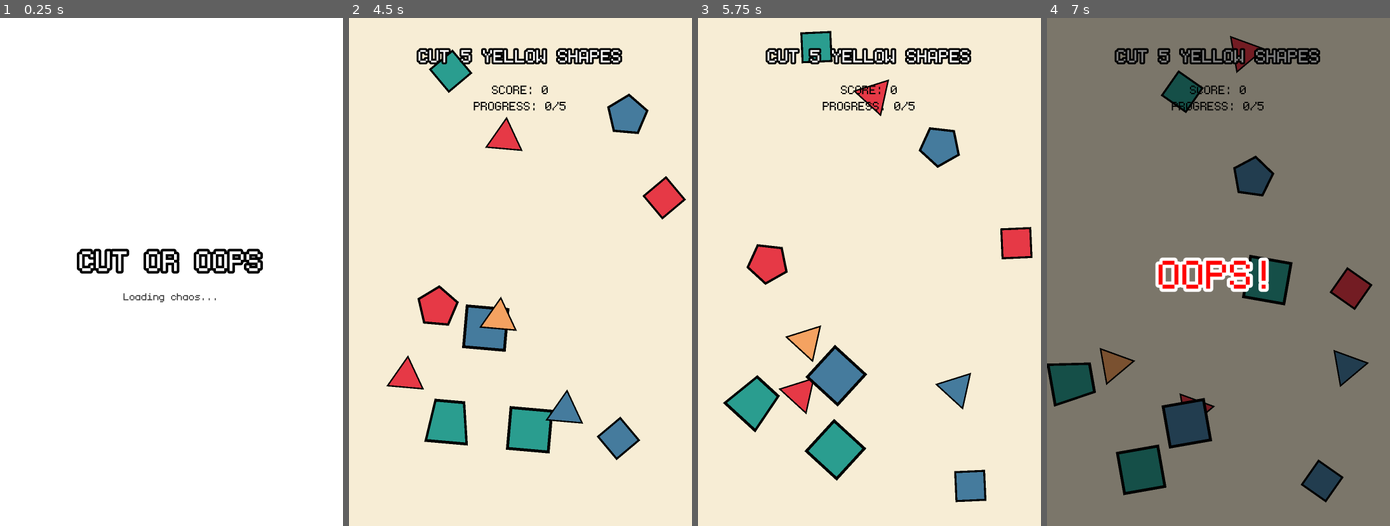
Above: before the commit, frames 1-4 (left to right).
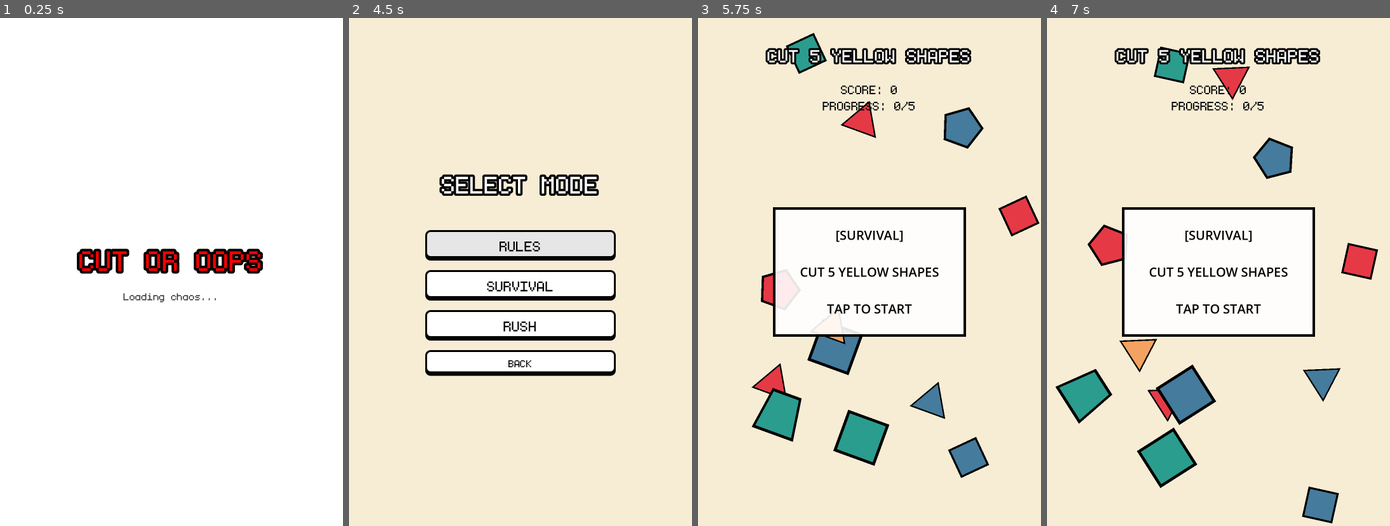
Above: after the commit, the same moments.

Repository: christian759/cut-or-oops
Game: Godot game, scene res://Scenes/Splash.tscn
Same seed, same stepped clock (60 frames per second), same inputs: the game is played once before the commit and once after it. Before the commit the project starts from res://Scenes/splash.tscn.
Inputs (mouse positions are in pixels of both pictures, inside the frame that each line leads up to):
- Up to frame 1 (0.25 s): no input
- Up to frame 2 (4.5 s): tap Enter at 0.5, 2 s; move the mouse to (595, 246) at 0.52 s; click (595, 246) at 0.67 s; tap Space at 1.25, 2.75 s; drag from (451, 297) to (503, 373) at 1.27 s; move the mouse to (554, 160) at 2.02 s; click (554, 160) at 2.17 s; drag from (503, 373) to (417, 195) at 2.77 s; click "START GAME" at 3.5 s; click "RULES" at 4.25 s
- Up to frame 3 (5.75 s): click (869, 287) at 5 s, where only the run after the commit has a clickable "SURVIVAL"
- Up to frame 4 (7 s): tap Enter at 5.75, 6.5 s; move the mouse to (1321, 348) at 5.77 s; click (1321, 348) at 5.92 s; drag from (1115, 195) to (1156, 459) at 6.52 s

The runs differ from the first frame. In frame 1, 0.7% of the frame differs, in the area x 23-76%, y 45-50%; in frame 2, 20%; in frame 3, 25%; in frame 4, 98%, in the area x 0-100%, y 0-100%.

Commit message:
feat: Implement shape fragmentation and introduce a pre-game rule popup UI with a refactored splash screen.

Diff:
--- a/Scenes/Splash.tscn
+++ b/Scenes/Splash.tscn
@@ -1,9 +1,9 @@
-[gd_scene load_steps=3 format=3 uid="uid://cwy05spshscr1"]
+[gd_scene format=3 uid="uid://cwy05spshscr1"]
 
-[ext_resource type="Script" uid="uid://b0e00f13aa5" path="res://Scripts/splash.gd" id="1_splsh"]
+[ext_resource type="Script" uid="uid://cust6y6bm3jmy" path="res://Scripts/splash.gd" id="1_splsh"]
 [ext_resource type="FontFile" uid="uid://c6c1i4fulm8lg" path="res://Assets/monogram/ttf/monogram.ttf" id="2_fnt"]
 
-[node name="Splash" type="Control"]
+[node name="Splash" type="Control" unique_id=871031219]
 layout_mode = 3
 anchors_preset = 15
 anchor_right = 1.0
@@ -12,16 +12,7 @@
 grow_vertical = 2
 script = ExtResource("1_splsh")
 
-[node name="ColorRect" type="ColorRect" parent="."]
-layout_mode = 1
-anchors_preset = 15
-anchor_right = 1.0
-anchor_bottom = 1.0
-grow_horizontal = 2
-grow_vertical = 2
-color = Color(1, 1, 1, 1)
-
-[node name="CenterContainer" type="CenterContainer" parent="."]
+[node name="ColorRect" type="ColorRect" parent="." unique_id=396224652]
 layout_mode = 1
 anchors_preset = 15
 anchor_right = 1.0
@@ -29,14 +20,22 @@
 grow_horizontal = 2
 grow_vertical = 2
 
-[node name="VBoxContainer" type="VBoxContainer" parent="CenterContainer"]
+[node name="CenterContainer" type="CenterContainer" parent="." unique_id=120977221]
+layout_mode = 1
+anchors_preset = 15
+anchor_right = 1.0
+anchor_bottom = 1.0
+grow_horizontal = 2
+grow_vertical = 2
+
+[node name="VBoxContainer" type="VBoxContainer" parent="CenterContainer" unique_id=1955877858]
 layout_mode = 2
 theme_override_constants/separation = 40
 alignment = 1
 
-[node name="Title" type="Label" parent="CenterContainer/VBoxContainer"]
+[node name="Title" type="Label" parent="CenterContainer/VBoxContainer" unique_id=919123699]
 layout_mode = 2
-theme_override_colors/font_color = Color(1, 1, 1, 1)
+theme_override_colors/font_color = Color(1, 0, 0, 1)
 theme_override_colors/font_outline_color = Color(0, 0, 0, 1)
 theme_override_constants/outline_size = 32
 theme_override_fonts/font = ExtResource("2_fnt")
@@ -44,7 +43,7 @@
 text = "CUT OR OOPS"
 horizontal_alignment = 1
 
-[node name="Loading" type="Label" parent="CenterContainer/VBoxContainer"]
+[node name="Loading" type="Label" parent="CenterContainer/VBoxContainer" unique_id=97943335]
 unique_name_in_owner = true
 layout_mode = 2
 theme_override_colors/font_color = Color(0.2, 0.2, 0.2, 1)
@@ -53,7 +52,7 @@
 text = "Loading chaos..."
 horizontal_alignment = 1
 
-[node name="Timer" type="Timer" parent="."]
+[node name="Timer" type="Timer" parent="." unique_id=2038329370]
 wait_time = 3.0
 one_shot = true
 autostart = true
--- a/Scenes/splash.tscn
+++ /dev/null
@@ -1,59 +0,0 @@
-[gd_scene format=3 uid="uid://qf7obm73vcng"]
-
-[ext_resource type="Script" uid="uid://cust6y6bm3jmy" path="res://Scripts/splash.gd" id="1_i8nxx"]
-[ext_resource type="FontFile" uid="uid://c6c1i4fulm8lg" path="res://Assets/monogram/ttf/monogram.ttf" id="2_c6c1i"]
-
-[node name="Control" type="Control" unique_id=2090833288]
-layout_mode = 3
-anchors_preset = 15
-anchor_right = 1.0
-anchor_bottom = 1.0
-grow_horizontal = 2
-grow_vertical = 2
-script = ExtResource("1_i8nxx")
-
-[node name="ColorRect" type="ColorRect" parent="." unique_id=729844183]
-layout_mode = 1
-anchors_preset = 15
-anchor_right = 1.0
-anchor_bottom = 1.0
-grow_horizontal = 2
-grow_vertical = 2
-color = Color(0.96, 0.96, 0.86, 1)
-
-[node name="CenterContainer" type="CenterContainer" parent="." unique_id=1629384026]
-layout_mode = 1
-anchors_preset = 15
-anchor_right = 1.0
-anchor_bottom = 1.0
-grow_horizontal = 2
-grow_vertical = 2
-
-[node name="VBoxContainer" type="VBoxContainer" parent="CenterContainer" unique_id=1144377371]
-layout_mode = 2
-theme_override_constants/separation = 20
-alignment = 1
-
-[node name="Label" type="Label" parent="CenterContainer/VBoxContainer" unique_id=1646666597]
-layout_mode = 2
-theme_override_colors/font_color = Color(1, 0.22, 0.35, 1)
-theme_override_colors/font_outline_color = Color(0, 0, 0, 1)
-theme_override_constants/outline_size = 24
-theme_override_fonts/font = ExtResource("2_c6c1i")
-theme_override_font_sizes/font_size = 140
-text = "Cut or Oops!"
-horizontal_alignment = 1
-
-[node name="Label2" type="Label" parent="CenterContainer/VBoxContainer" unique_id=743159618]
-layout_mode = 2
-theme_override_colors/font_color = Color(0.2, 0.2, 0.2, 1)
-theme_override_fonts/font = ExtResource("2_c6c1i")
-theme_override_font_sizes/font_size = 50
-text = "Loading chaos..."
-horizontal_alignment = 1
-
-[node name="Timer" type="Timer" parent="." unique_id=2127969098]
-wait_time = 2.0
-one_shot = true
-
-[connection signal="timeout" from="Timer" to="." method="_on_timer_timeout"]
--- a/Scripts/mode_select.gd
+++ b/Scripts/mode_select.gd
@@ -1,8 +1,4 @@
 extends Control
-
-func _on_rules_button_pressed() -> void:
-	Global.current_mode = Global.GameMode.RULES
-	_start_game()
 
 func _on_survival_button_pressed() -> void:
 	Global.current_mode = Global.GameMode.SURVIVAL
--- a/Scripts/rules.gd
+++ b/Scripts/rules.gd
@@ -6,6 +6,8 @@
 @onready var score_label = $UI/ScoreLabel
 @onready var oops_overlay = $UI/OopsOverlay
 @onready var oops_label = $UI/OopsOverlay/OopsLabel
+@onready var rule_popup = $UI/RulePopup
+@onready var popup_label = $UI/RulePopup/PopupLabel
 @onready var cut_line = $CutLine
 
 var is_drawing = false
@@ -19,21 +21,67 @@
 var target_count = 0
 var current_progress = 0
 
-var game_active = true
+var game_active = false
 
 func _ready():
 	randomize()
-	if Global.current_mode == Global.GameMode.RULES:
-		_generate_new_rule()
-	elif Global.current_mode == Global.GameMode.SURVIVAL:
-		rule_label.text = "SURVIVAL MODE (WIP)"
-		score_label.text = "SCORE: 0"
-	elif Global.current_mode == Global.GameMode.RUSH:
-		rule_label.text = "RUSH MODE (WIP)"
-		score_label.text = "SCORE: 0\nTIME: 60"
+	_ensure_popup_ui()
+	_generate_new_rule()
+	_show_rule_popup()
 
 	for i in 12:
 		_spawn_shape()
+
+func _ensure_popup_ui():
+	if not has_node("UI/RulePopup"):
+		var canvas = get_node("UI")
+
+		rule_popup = ColorRect.new()
+		rule_popup.name = "RulePopup"
+		rule_popup.set_anchors_and_offsets_preset(Control.PRESET_CENTER)
+		rule_popup.size = Vector2(600, 400)
+		rule_popup.position -= rule_popup.size / 2.0
+		rule_popup.color = Color(1, 1, 1, 0.9)
+		canvas.add_child(rule_popup)
+
+		# Add outline to popup
+		var outline = ReferenceRect.new()
+		outline.set_anchors_and_offsets_preset(Control.PRESET_FULL_RECT)
+		outline.border_color = Color.BLACK
+		outline.border_width = 8
+		outline.editor_only = false
+		rule_popup.add_child(outline)
+
+		popup_label = Label.new()
+		popup_label.name = "PopupLabel"
+		popup_label.set_anchors_and_offsets_preset(Control.PRESET_FULL_RECT)
+		popup_label.horizontal_alignment = HORIZONTAL_ALIGNMENT_CENTER
+		popup_label.vertical_alignment = VERTICAL_ALIGNMENT_CENTER
+		popup_label.add_theme_color_override("font_color", Color.BLACK)
+		popup_label.add_theme_font_size_override("font_size", 40)
+		popup_label.text = "RULES"
+		rule_popup.add_child(popup_label)
+
+func _show_rule_popup():
+	game_active = false
+	rule_popup.visible = true
+
+	var mode_name = ""
+	match Global.current_mode:
+		Global.GameMode.RULES: mode_name = "RULES MODE"
+		Global.GameMode.SURVIVAL: mode_name = "SURVIVAL"
+		Global.GameMode.RUSH: mode_name = "RUSH"
+
+	popup_label.text = "[%s]\n\n%s\n\nTAP TO START" % [mode_name, rule_label.text]
+
+	# Small animation
+	rule_popup.scale = Vector2.ZERO
+	var tween = create_tween()
+	tween.tween_property(rule_popup, "scale", Vector2.ONE, 0.4).set_trans(Tween.TRANS_BACK).set_ease(Tween.EASE_OUT)
+
+func _start_gameplay():
+	rule_popup.visible = false
+	game_active = true
 
 func _spawn_shape():
 	var s = shape_scene.instantiate()
@@ -72,6 +120,10 @@
 
 	if event is InputEventScreenTouch or event is InputEventMouseButton:
 		if event.pressed:
+			if rule_popup.visible:
+				_start_gameplay()
+				return
+
 			is_drawing = true
 			last_mouse_pos = event.position
 			cut_line.clear_points()
@@ -94,7 +146,7 @@
 
 		var closest_point = Geometry2D.get_closest_point_to_segment(shape.position, start_pos, end_pos)
 		if closest_point.distance_to(shape.position) < shape.radius:
-			shape.cut_shape()
+			shape.cut_shape(start_pos, end_pos)
 			_spawn_shape()
 			_evaluate_cut(shape)
 
--- a/Scripts/shape.gd
+++ b/Scripts/shape.gd
@@ -98,10 +98,69 @@
 		position.y = screen.y - radius
 		velocity.y *= -1
 
-func cut_shape():
+func cut_shape(line_start: Vector2, line_end: Vector2):
 	if is_cut: return
 	is_cut = true
-	var tween = create_tween()
-	tween.tween_property(self, "scale", Vector2(1.5, 1.5), 0.1)
-	tween.tween_property(self, "modulate:a", 0.0, 0.1)
-	tween.tween_callback(queue_free)
+
+	var local_start = to_local(line_start)
+	var local_end = to_local(line_end)
+
+	var polys = _split_polygon(fill.polygon, local_start, local_end)
+
+	if polys.size() >= 2:
+		var cut_dir = (line_end - line_start).normalized()
+		var force_dir = Vector2(-cut_dir.y, cut_dir.x)
+
+		# Sort polys so we know which is "left" and "right" based on force_dir
+		for i in range(polys.size()):
+			var poly = polys[i]
+			if poly.size() < 3: continue
+
+			var center = Vector2.ZERO
+			for p in poly: center += p
+			center /= poly.size()
+
+			var side = 1.0 if (center - Vector2.ZERO).dot(force_dir) > 0 else -1.0
+			var frag_vel = velocity + force_dir * side * 200.0 + Vector2(0, -100)
+			var frag_rot = deg_to_rad(rotation_speed) * 2.0 * side
+
+			_spawn_fragment(poly, frag_vel, frag_rot)
+
+	queue_free()
+
+func _spawn_fragment(poly: PackedVector2Array, frag_vel: Vector2, frag_rot: float):
+	var frag_script = load("res://Scripts/shape_fragment.gd")
+	var frag = Node2D.new()
+	frag.set_script(frag_script)
+	get_parent().add_child(frag)
+	frag.setup(poly, fill.color, global_position, global_rotation, frag_vel, frag_rot)
+
+func _split_polygon(poly: PackedVector2Array, p1: Vector2, p2: Vector2) -> Array[PackedVector2Array]:
+	var left_poly := PackedVector2Array()
+	var right_poly := PackedVector2Array()
+
+	var line_vec = p2 - p1
+	var normal = Vector2(-line_vec.y, line_vec.x).normalized()
+
+	for i in range(poly.size()):
+		var a = poly[i]
+		var b = poly[(i + 1) % poly.size()]
+
+		var dist_a = (a - p1).dot(normal)
+		var dist_b = (b - p1).dot(normal)
+
+		if dist_a >= 0:
+			left_poly.append(a)
+		else:
+			right_poly.append(a)
+
+		if (dist_a > 0 and dist_b < 0) or (dist_a < 0 and dist_b > 0):
+			var t = dist_a / (dist_a - dist_b)
+			var intersect = a + (b - a) * t
+			left_poly.append(intersect)
+			right_poly.append(intersect)
+
+	var result: Array[PackedVector2Array] = []
+	if left_poly.size() >= 3: result.append(left_poly)
+	if right_poly.size() >= 3: result.append(right_poly)
+	return result
--- /dev/null
+++ b/Scripts/shape_fragment.gd
@@ -0,0 +1,50 @@
+extends Node2D
+
+var fill: Polygon2D
+var outline: Polygon2D
+
+var velocity := Vector2.ZERO
+var rotation_speed := 0.0
+var gravity := 1200.0
+var lifetime := 1.5
+
+func _ready():
+	var tween = create_tween()
+	tween.tween_property(self, "modulate:a", 0.0, 0.5).set_delay(lifetime - 0.5)
+	tween.tween_callback(queue_free)
+
+func _process(delta):
+	velocity.y += gravity * delta
+	position += velocity * delta
+	rotation += rotation_speed * delta
+
+func setup(points: PackedVector2Array, color: Color, start_pos: Vector2, start_rot: float, start_vel: Vector2, rot_speed: float):
+	if not fill:
+		fill = Polygon2D.new()
+		add_child(fill)
+
+	if not outline:
+		outline = Polygon2D.new()
+		add_child(outline)
+
+	fill.polygon = points
+	fill.color = color
+
+	outline.polygon = points
+	outline.color = Color.BLACK
+	outline.offset = Vector2.ZERO
+	# Use a slightly larger polygon for outline instead of scale to avoid center issues
+	var outline_points = Geometry2D.offset_polygon(points, 4.0, Geometry2D.JOIN_MITER)
+	if outline_points.size() > 0:
+		outline.polygon = outline_points[0]
+	else:
+		outline.polygon = points
+		outline.scale = Vector2(1.1, 1.1)
+
+	# Ensure outline is behind fill
+	outline.z_index = -1
+
+	position = start_pos
+	rotation = start_rot
+	velocity = start_vel
+	rotation_speed = rot_speed
Not shown, added: Scripts/shape_fragment.gd.uid
Not shown, changed: export_presets.cfg
